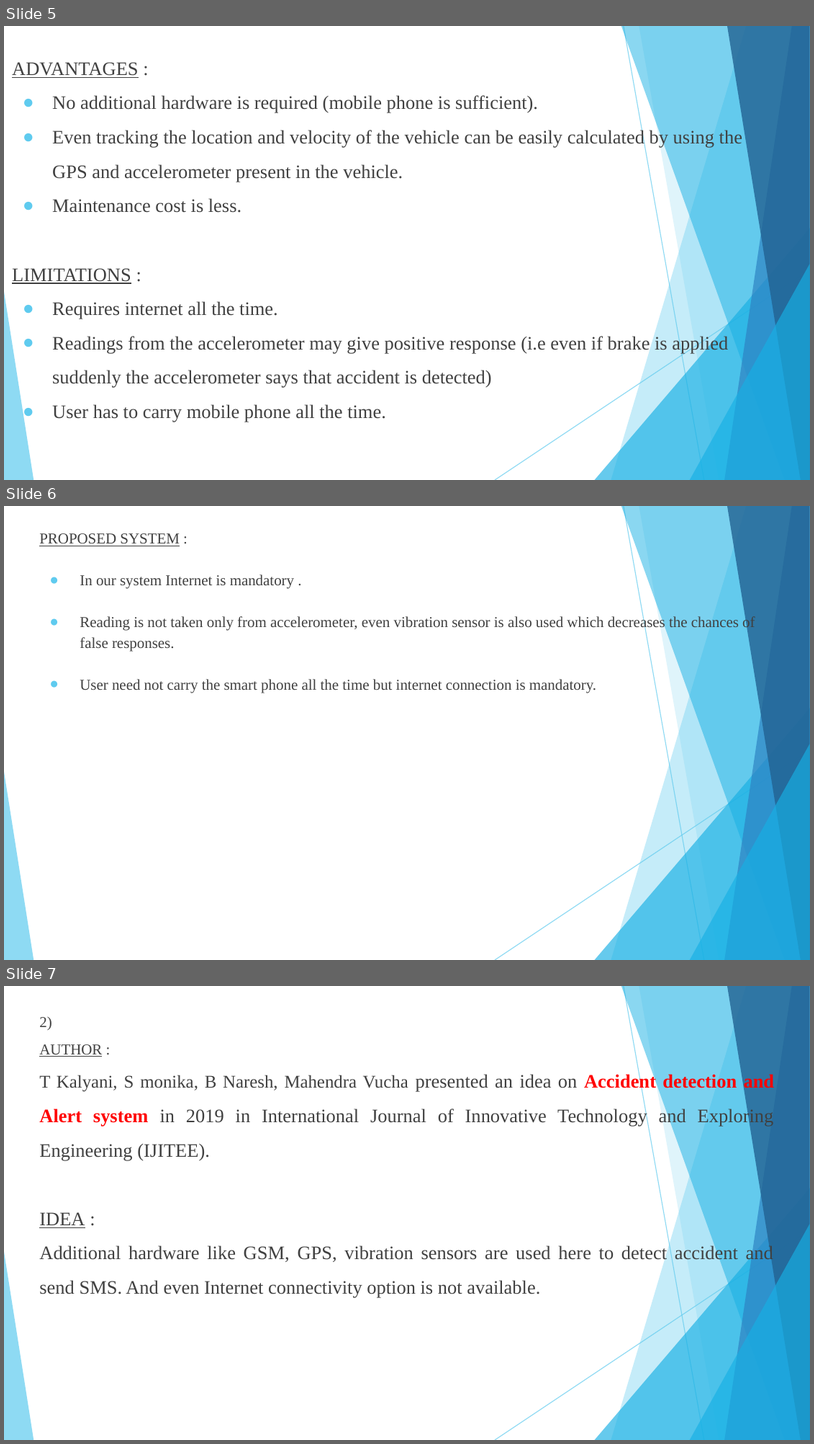
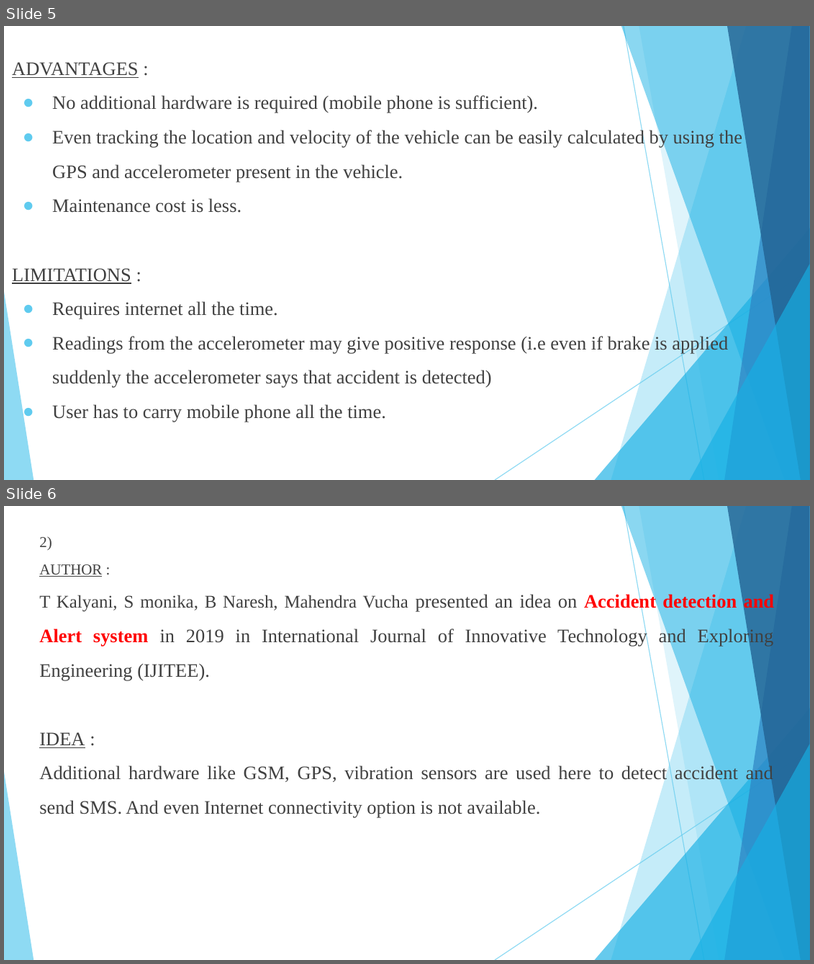
Before and after one commit to Sampanna-T/Major_Project, a slide deck: Doc/Major_Project.pptx. Shown one above the other, each under a label of ours: slides 5, 6 and 7 before the commit, slides 5 and 6 after it. The pictures are 814x1444 and 814x964 pixels, drawn with LibreOffice and Linux fonts; fonts in the diff are those of the drawing. Boxes give left, top, right and bottom in pixels: in the first picture for what was removed or moved away, otherwise in the second. Text is boxed around its words. In the diff, an @@ line names an element or a change of style, - is before the commit and + after.

```diff
--- a/Doc/Major_Project.pptx
+++ b/Doc/Major_Project.pptx
@@ slide 6 removed at (4, 506, 810, 960), background #FFFFFF; not listed: 10 template elements that a slide beside it also shows @@
@@ text removed at (39, 533, 755, 693) @@
-PROPOSED SYSTEM :
-● In our system Internet is mandatory .
-● Reading is not taken only from accelerometer, even vibration sensor is also used which decreases the chances of false responses.
-● User need not carry the smart phone all the time but internet connection is mandatory.
@@ what was slide 7 is now slide 6 @@
```
Also in this commit, not shown: 15 slides changed, 4 other slides removed, 1 other file.
